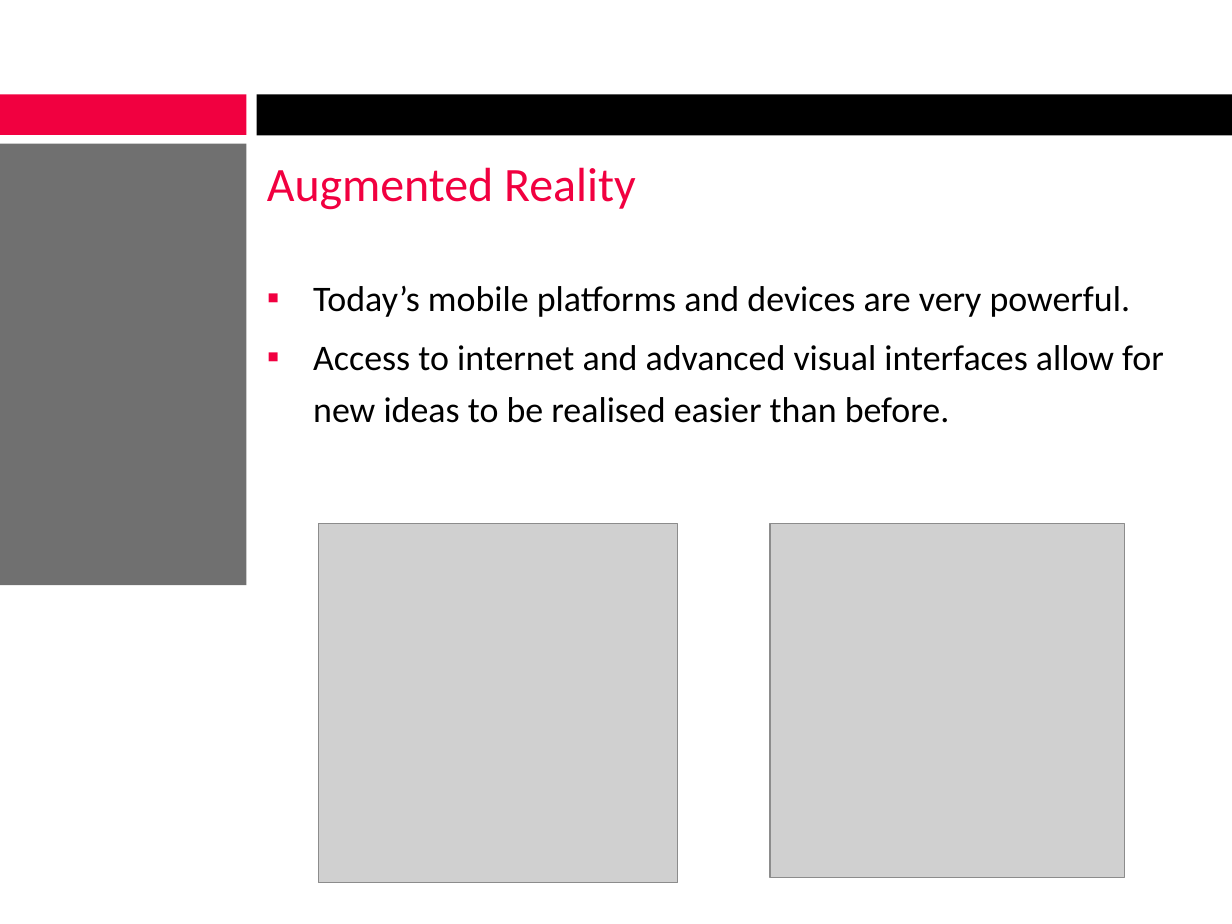
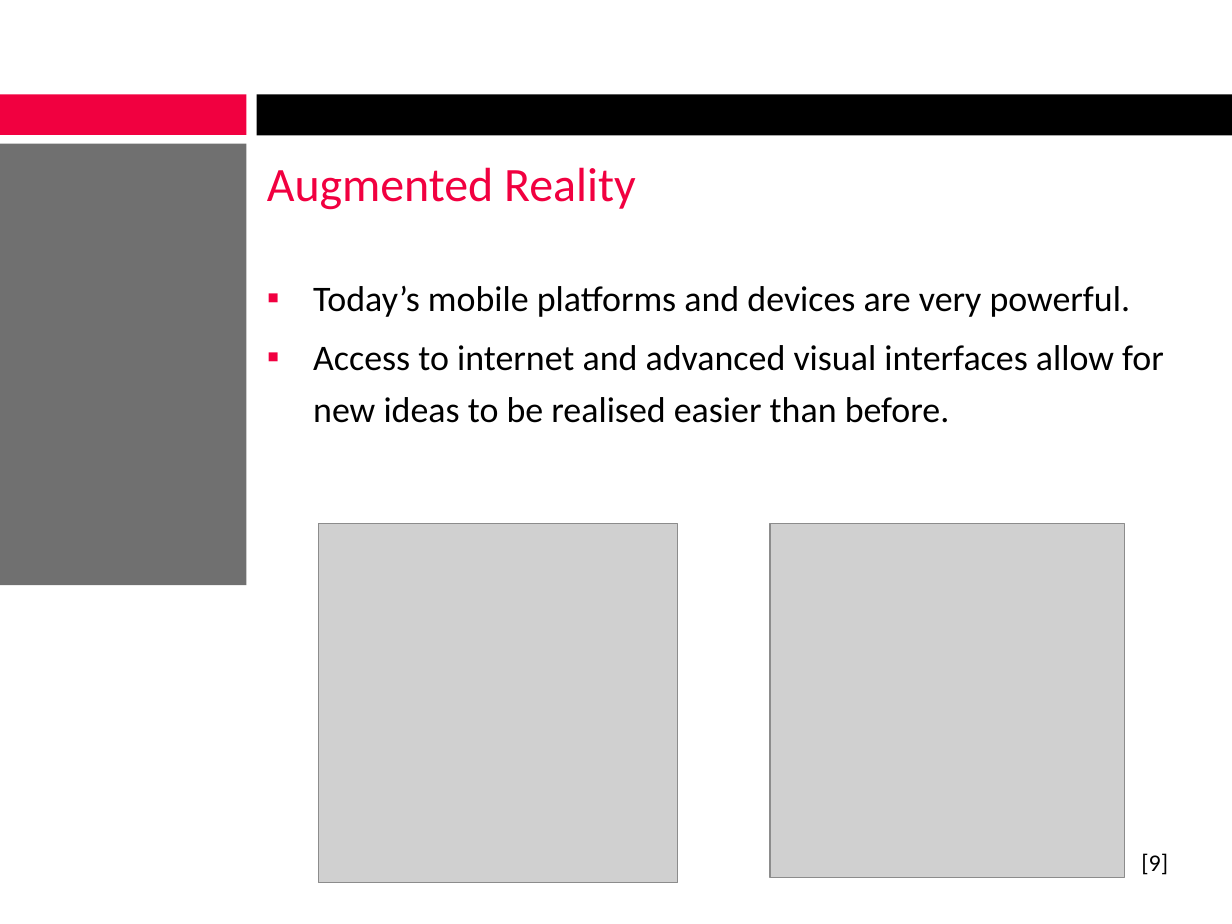
Before and after one commit to alexcraig/RoboWars, a slide deck: slide 27 of docs/presentation_slides/RoboWarsPresentation.pptx. Drawn at 1232x924 pixels with LibreOffice and Linux fonts; fonts in the diff are those of the drawing; grey boxes stand for pictures; background and template pictures are left out. Boxes give left, top, right and bottom in pixels: in the first picture for what was removed or moved away, otherwise in the second. Text is boxed around its words. In the diff, an @@ line names an element or a change of style, - is before the commit and + after.

```diff
--- a/docs/presentation_slides/RoboWarsPresentation.pptx
+++ b/docs/presentation_slides/RoboWarsPresentation.pptx
@@ text added at [1141,853,1168,875], 14 pt, text #000000 @@
+[9]
```
Also in this commit, not shown: 8 other slides changed, 1 slide added, 3 slides removed.
